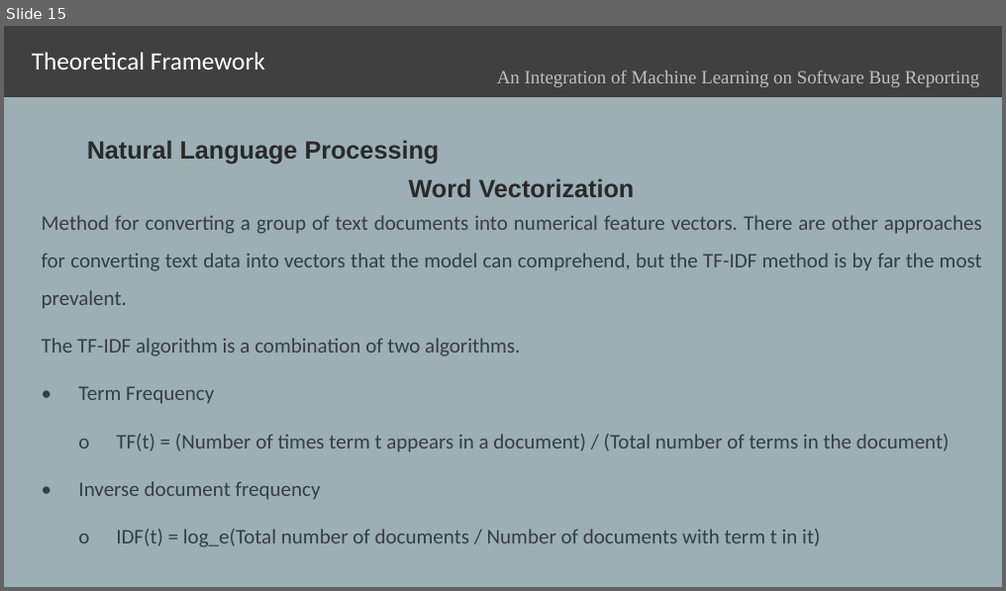
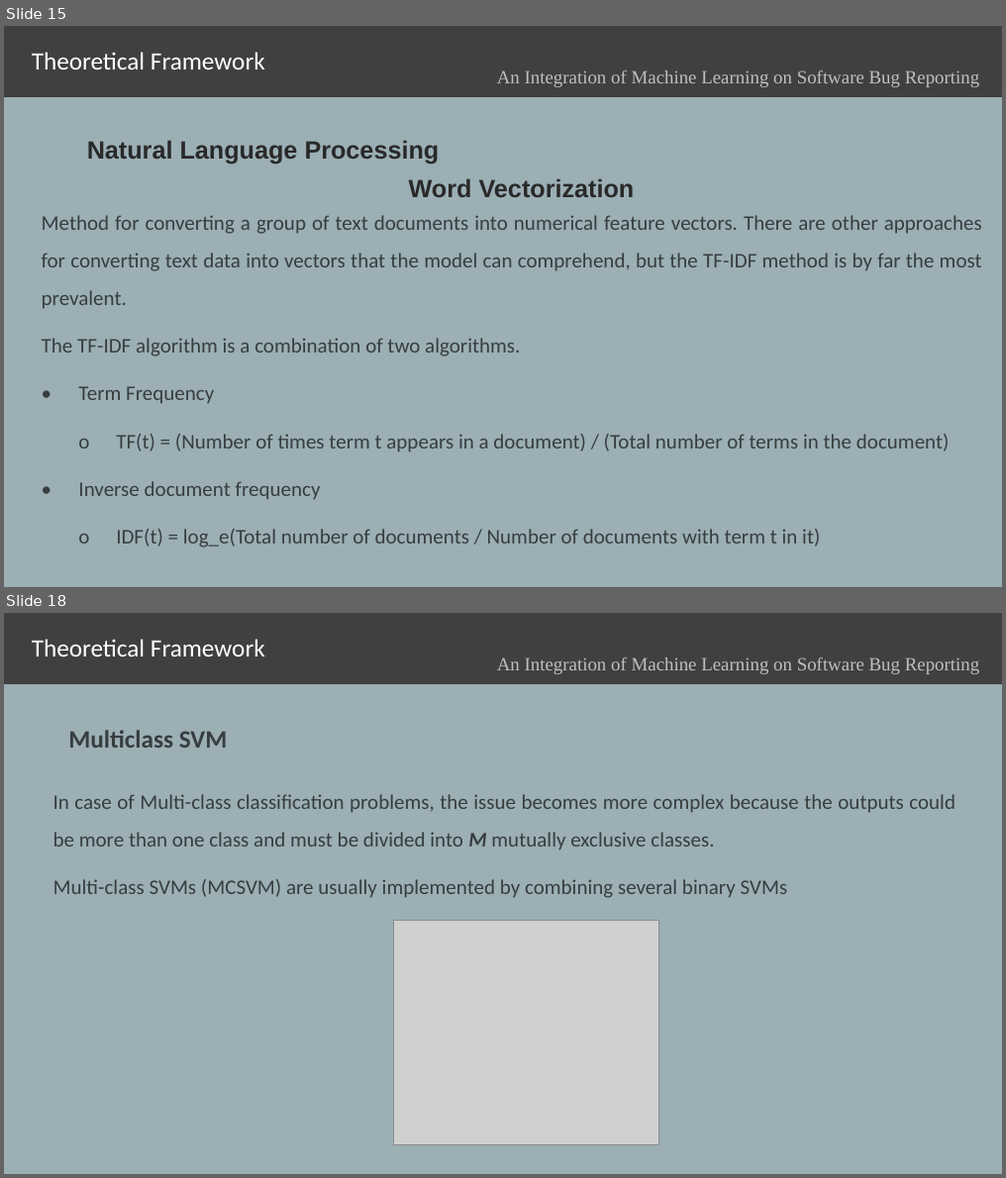
Before and after one commit to jengfad/capstone, a slide deck: joane/Redefense/Capstone 1_JML.pptx. Shown one above the other, each under a label of ours: slide 15 before the commit, slides 15 and 18 after it; the slides between them are not shown. The pictures are 1006x591 and 1006x1178 pixels, drawn with LibreOffice and Linux fonts; fonts in the diff are those of the drawing; grey boxes stand for pictures. Boxes give left, top, right and bottom in pixels: in the first picture for what was removed or moved away, otherwise in the second. Text is boxed around its words. In the diff, an @@ line names an element or a change of style, - is before the commit and + after.

```diff
--- a/joane/Redefense/Capstone 1_JML.pptx
+++ b/joane/Redefense/Capstone 1_JML.pptx
@@ slide 18 added at [4,613,1002,1174], background #9BAFB5 @@
@@ rectangle added at [4,613,1002,684], fill #404040 @@
@@ subtitle added at [32,639,265,657], 24 pt, text #FFFFFF @@
+Theoretical Framework
@@ text added at [497,658,980,674], 18 pt, text #BFBFBF @@
+An Integration of Machine Learning on Software Bug Reporting
@@ text added at [68,730,228,748], 24 pt, text #383E40, bold @@
+Multiclass SVM
@@ text added at [54,794,955,898], 20 pt, text #383E40 @@
+In case of Multi-class classification problems, the issue becomes more complex because the outputs could be more than one class and must be divided into M mutually exclusive classes.
+Multi-class SVMs (MCSVM) are usually implemented by combining several binary SVMs
@@ picture added at [393,921,658,1146] @@
```
Also in this commit, not shown: 4 slides changed, 3 other slides added, 4 other files.
